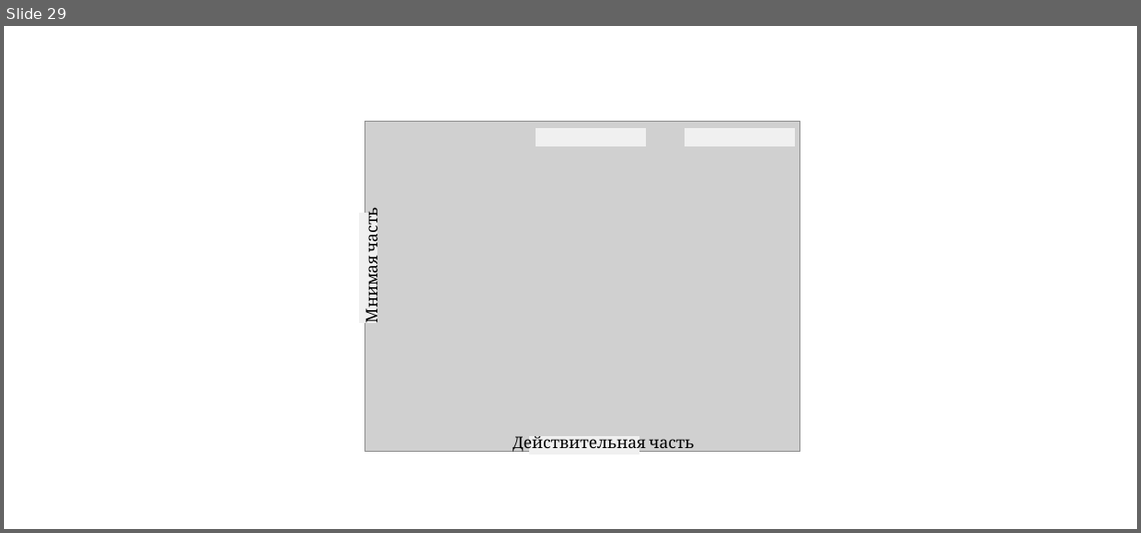
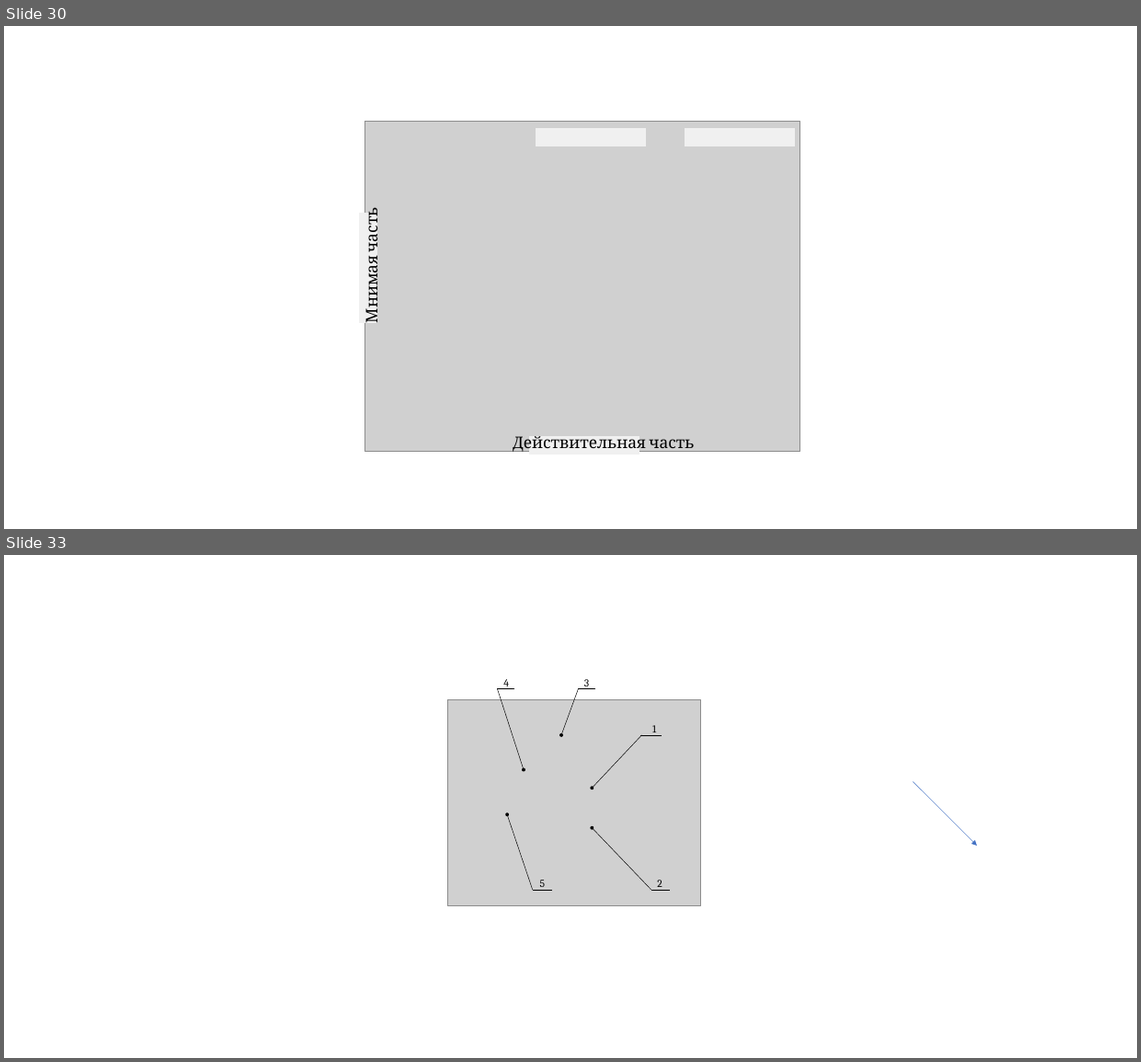
Before and after one commit to orku/graduation_work, a slide deck: txt/schemes.pptx. Shown one above the other, each under a label of ours: slide 29 before the commit, slides 30 and 33 after it; the slides between them are not shown. The pictures are 1141x533 and 1141x1062 pixels, drawn with LibreOffice and Linux fonts; fonts in the diff are those of the drawing; grey boxes stand for pictures. Boxes give left, top, right and bottom in pixels: in the first picture for what was removed or moved away, otherwise in the second. Text is boxed around its words. In the diff, an @@ line names an element or a change of style, - is before the commit and + after.

```diff
--- a/txt/schemes.pptx
+++ b/txt/schemes.pptx
@@ slide 33 added at <box>4,555,1137,1058</box>, background #FFFFFF @@
@@ arrow added from (498, 689) to (524, 770), #000000 0.5 pt @@
@@ line added from (498, 689) to (516, 689), #000000 0.5 pt @@
@@ text added at <box>504,679,509,689</box>, 12 pt, text #000000 @@
+4
@@ arrow added from (578, 689) to (562, 735), #000000 0.5 pt @@
@@ line added from (578, 689) to (596, 689), #000000 0.5 pt @@
@@ text added at <box>585,679,589,689</box>, 12 pt, text #000000 @@
+3
@@ picture added at <box>448,699,701,906</box> @@
@@ arrow added from (642, 735) to (592, 789), #000000 0.5 pt @@
@@ line added from (641, 735) to (662, 735), #000000 0.5 pt @@
@@ text added at <box>653,725,656,733</box>, 12 pt, text #000000 @@
+1
@@ arrow added from (913, 782) to (976, 846), #4472C4 0.5 pt @@
@@ arrow added from (532, 890) to (507, 814), #000000 0.5 pt @@
@@ arrow added from (652, 890) to (592, 828), #000000 0.5 pt @@
@@ text added at <box>540,880,546,887</box>, 12 pt, text #000000 @@
+5
@@ text added at <box>657,880,662,887</box>, 12 pt, text #000000 @@
+2
@@ line added from (532, 890) to (552, 890), #000000 0.5 pt @@
@@ line added from (652, 890) to (670, 890), #000000 0.5 pt @@
@@ what was slide 29 is now slide 30 @@
```
Also in this commit, not shown: 2 slides changed, 3 other slides added, 26 other files.
